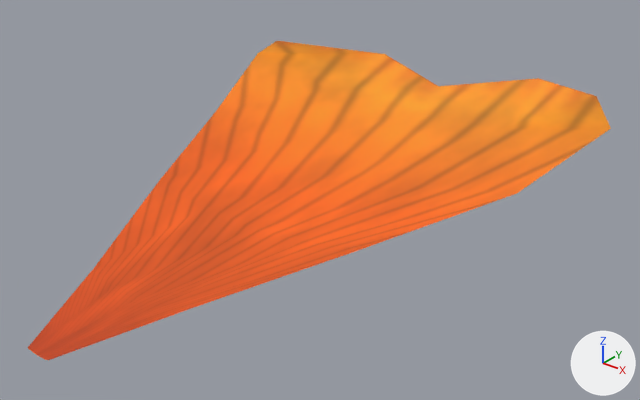
Renders of the glTF model assets/models/propios/petalo_cempasuchil.gltf from each side of a commit.
The view is the same before and after, from a 50 mm camera at (0.0267, -0.0321, 0.0216) aimed at (0.0011, -0.0001, 0.0018). The lights are fixed; the arrows at lower right show +X, +Y and +Z. The older version comes first. Where no turn or scale is listed for an object, it has been applied to the vertices.

The first picture shows 'petalo_cempashucil'.
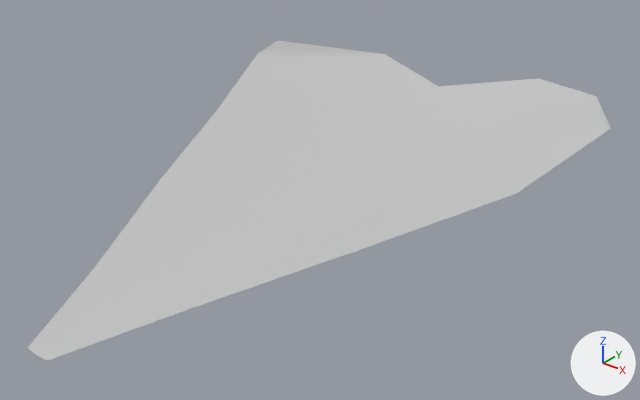
Location of each change, (x1, y1, x2, y2) in pixels of the pictures (640 x 400 px):
'petalo_cempashucil', surface changed (orange to light grey)
    both: (28, 41, 611, 360)

The change, as a diff of the scene's bpy script:
```diff
--- a/assets/models/propios/petalo_cempasuchil.gltf.py
+++ b/assets/models/propios/petalo_cempasuchil.gltf.py
@@ mat_petalo_cempasuchil @@
 mat_petalo_cempasuchil = principled_material('Petalo_Cempasuchil')
-mat_petalo_cempasuchil.texture = img_petalo_cempasuchil
-mat_petalo_cempasuchil.roughness = 0.65
+mat_petalo_cempasuchil.base_color = (0.55, 0.55, 0.55)  # light grey #c4c4c4
+mat_petalo_cempasuchil.roughness = 0.8
```
